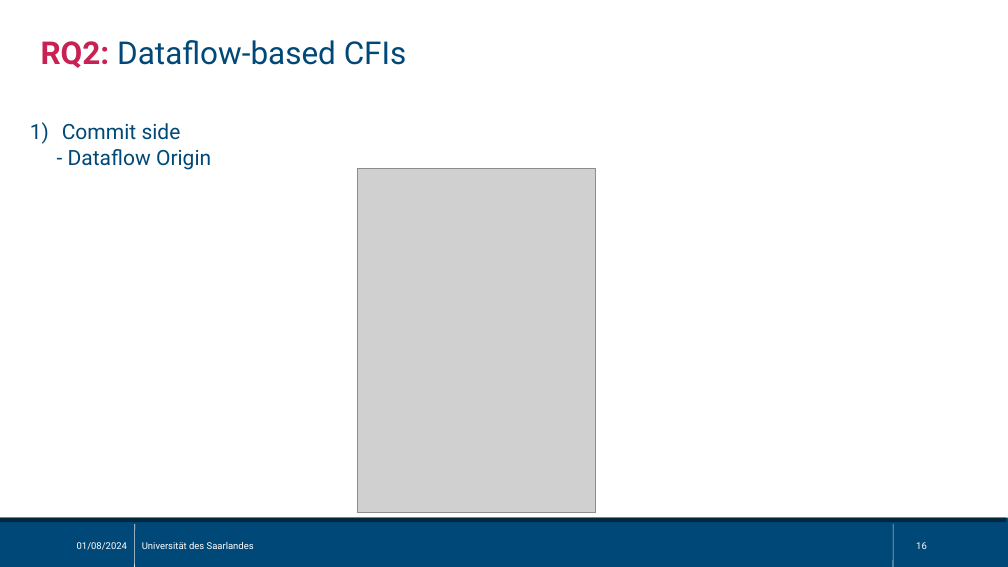
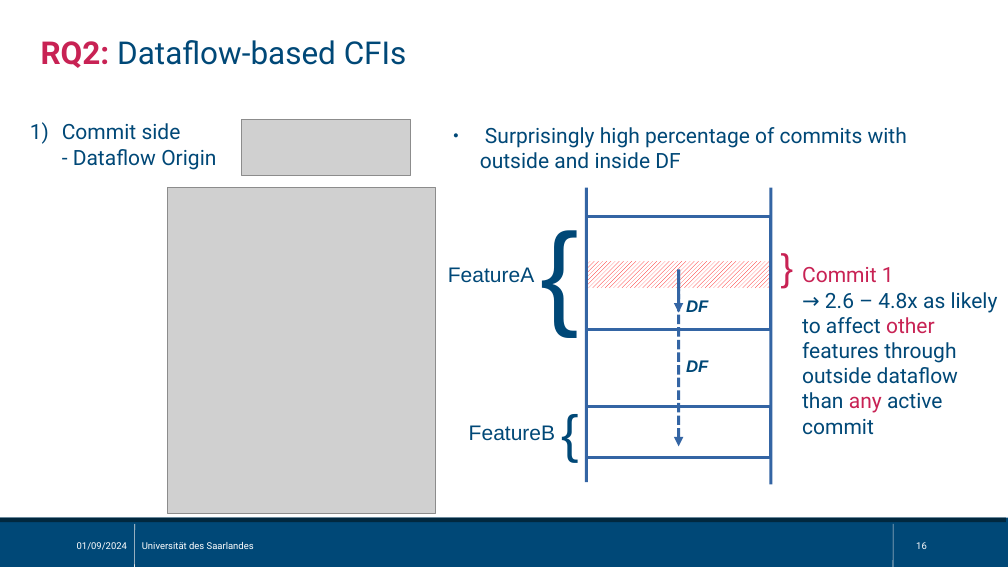
Before and after one commit to sisteu56/bachelor, a slide deck: slide 16 of pres/bachelor_thesis_pres.odp. Drawn at 1008x567 pixels with LibreOffice and Linux fonts; fonts in the diff are those of the drawing; grey boxes stand for pictures. Boxes give left, top, right and bottom in pixels: in the first picture for what was removed or moved away, otherwise in the second. Text is boxed around its words. In the diff, an @@ line names an element or a change of style, - is before the commit and + after.

```diff
--- a/pres/bachelor_thesis_pres.odp
+++ b/pres/bachelor_thesis_pres.odp
@@ text "Commit side" rewrapped from [62, 123, 211, 170] to [62, 123, 216, 170] @@
@@ picture added at [241, 119, 411, 175] @@
@@ text added at [480, 127, 907, 169], 20 pt, text #004877 @@
+● Surprisingly high percentage of commits with outside and inside DF
@@ picture: place and size @@
-picture at [357, 169, 595, 513]
+picture at [168, 188, 436, 513]
@@ text added at [533, 196, 637, 345], 110 pt, text #004877 @@
+{
@@ line added from (587, 188) to (587, 482), #3465A4 3 pt @@
@@ line added from (771, 188) to (771, 485), #3465A4 3 pt @@
@@ rectangle added at [587, 216, 771, 330], outline #3465A4 3 pt @@
@@ text added at [448, 267, 534, 283], 20 pt, text #004877 @@
+FeatureA
@@ rectangle added at [587, 261, 771, 287], fill pattern #FF0000 on #FFFFFF @@
@@ arrow added from (679, 269) to (679, 312), #3465A4 3 pt dashed @@
@@ text added at [771, 243, 801, 303], 36 pt, text #C82254 @@
+{
@@ text added at [802, 267, 998, 435], 20 pt, text #004877 @@
+Commit 1
+→ 2.6 – 4.8x as likely to affect other features through outside dataflow than any active commit
@@ arrow added from (679, 270) to (679, 447), #3465A4 3 pt dashed @@
@@ text added at [686, 300, 708, 312], 16 pt, text #004877, bold, italic @@
+DF
@@ text added at [686, 360, 708, 372], 16 pt, text #004877, bold, italic @@
+DF
@@ text added at [554, 396, 610, 470], 50 pt, text #004877 @@
+{
@@ rectangle added at [587, 407, 771, 457], outline #3465A4 3 pt @@
@@ text added at [469, 425, 555, 441], 20 pt, text #004877 @@
+FeatureB
```
Also in this commit, not shown: 18 other slides changed, 1 slide added, 3 other files.
